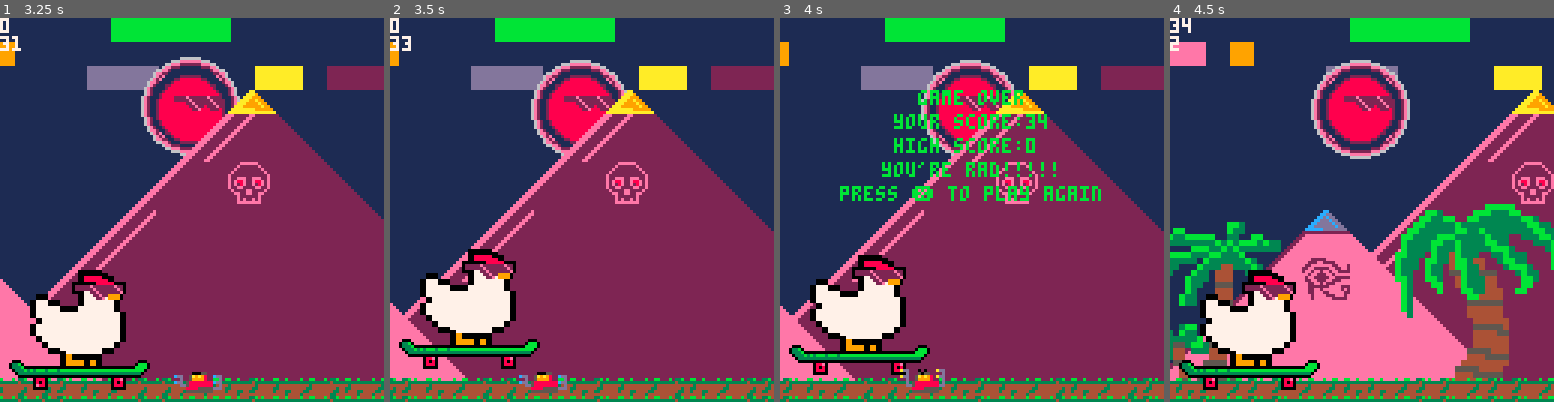
Above: before the commit, frames 1-4 (left to right).
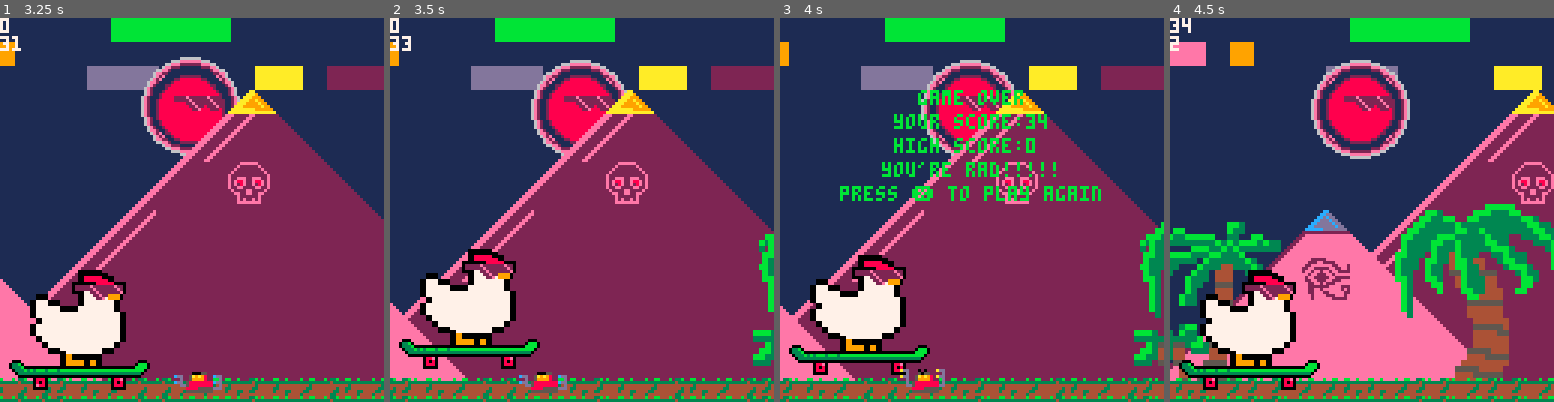
Above: after the commit, the same moments.

Repository: StevenCollins/rad-chicken
Game: PICO-8 cartridge rc.p8
The game is run twice, just before and just after one commit, with the same random seed, the same clock (stepped at 60 frames per second) and the same inputs.
Inputs:
- Up to frame 1 (3.25 s): tap X (X key) at 0.33, 1.07, 1.85, 2.97 s; tap O (Z key) at 0.7, 1.7, 2.1, 2.5, 2.9 s; hold Right 1.6-2.1 s; hold Up 2.15-2.42 s; hold Right 2.47-3.03 s; hold Left from 3.08 s (still down)
- Up to frame 2 (3.5 s): keep holding Left; tap O (Z key) at 3.3 s
- Up to frame 3 (4 s): release Left at 3.58 s; hold Down 3.63-3.97 s; tap O (Z key) at 3.7 s
- Up to frame 4 (4.5 s): hold Right from 4.02 s (still down); tap X (X key) at 4.08 s; tap O (Z key) at 4.1 s

Frame 1 is identical in both runs. In frame 2, 1.0% of the frame differs, in the area x 94-100%, y 56-91%; in frame 3, 1.6%, in the area x 92-100%, y 53-91%; in frame 4, nothing differs.

Commit message:
So fresh so clean! Removed unused animation frames, added additional comments, DRYed layer code, fixed SFX and sun bugs

Diff:
--- a/rc.p8
+++ b/rc.p8
@@ -62,7 +62,7 @@
 	cntr=0 -- just a counter that increases every frame.
 	game_over=false
 	score=0
-	highscore=dget(0) -- get highscore from cart data
+	highscore=dget(0) -- get highscore from cart data.
 
 	-- init all the things!
 	make_chicken()
@@ -94,7 +94,7 @@
 
 	draw_overlay()
 
-	-- print(stat(1)) -- cpu usage
+	-- print(stat(1),0,124,0) -- cpu usage.
 end
 
 -- 0 to 7 counter
@@ -129,22 +129,7 @@
 		 { 0,100,101,102,103, 0},
 		 {20,116,117,118,119,25},
 		 {36, 37, 38, 39, 40,41}},
- 	{{ 0,  0, 65, 66, 67, 0},
-		 { 0, 80, 81, 82, 83, 0},
-		 { 0, 96, 97, 98, 99, 0},
-		 {20,112,113,114,115,25},
-		 {36, 37, 38, 39, 40,41}},
-	{{ 0, 0, 1, 2, 3, 0},
-		{ 0,16,17,18,19, 0},
-		{ 0,32,33,34,35, 0},
-		{20,48,49,50,51,25},
-		{36,37,38,39,40,41}},
-	 {{ 0, 68, 69, 70, 71, 0},
-		 { 0, 84, 85, 86, 87, 0},
-		 { 0,100,101,102,103, 0},
-		 {20,116,117,118,119,25},
-		 {36, 37, 38, 39, 40,41}},
-	 {{ 0,  0, 65, 66, 67, 0},
+ 		{{ 0,  0, 65, 66, 67, 0},
 		 { 0, 80, 81, 82, 83, 0},
 		 { 0, 96, 97, 98, 99, 0},
 		 {20,112,113,114,115,25},
@@ -174,9 +159,9 @@
 	c.bump_offset=0
 	c.jump_frame=0
 	c.spriteset=c_sprites
-	c.trickd=false
-	c.tt=""
-	c.tt_cntr=0
+	c.trickd=false -- performed trick?
+	c.tt="" -- trick text.
+	c.tt_cntr=0 -- counter for trick text.
 end
 
 function move_chicken()
@@ -196,15 +181,19 @@
 
 	-- tricks.
 	if (btn(⬆️)) then -- redbull.
+		if (c.trickd==false) then
+			sfx(2) -- only play for new trick.
+		end
 		c.spriteset=c_1_sprites[c_1_sprites_list[(cntr%#c_1_sprites_list)+1]]
 		c.dy+=gravity/2
 		c.trickd=true
-		sfx(2)
 	elseif (btn(⬇️)) then -- jackson.
+		if (c.trickd==false) then
+			sfx(3) -- only play for new trick.
+		end
 		c.spriteset=c_2_sprites[c_2_sprites_list[(cntr%#c_2_sprites_list)+1]]
 		c.dy+=gravity*2
 		c.trickd=true
-		sfx(3)
 	else -- no tricks.
 		c.spriteset=c_sprites
 		c.dy+=gravity
@@ -269,34 +258,29 @@
 	end
 end
 -->8
--- ground and overlay
+-- ground,bg,overlay
 -- init constants.
 g_sprites={4,5,6,7}
 
 function make_ground()
+	-- init ground.
 	g={}
 	g.sprites={}
-
-	layer1_x=0
-	layer1_speed=0.25
-	layer2_x=0
-	layer2_speed=0.5
-	layersun_x=64
-	layersun_y=flr(rnd(35))
-	layersun_speed=.005
-	layerswoosh_x=0
-	layerswoosh_speed=.15
-	layerswoosh2_x=256
-	layertrees_x=0
-	layertrees_speed=1
-	layertrees2_x=96
-	layertrees2_speed=1
-
 	-- for the width of the screen plus 1 sprites,
 	-- select a random ground sprite.
 	for i=1,17 do
 		g.sprites[i]=rnd(g_sprites)
 	end
+
+	-- init background layers.
+	layers={}
+	layers.pyramin={x=0,spd=0.5,w=127}
+	layers.pyramax={x=0,spd=0.25,w=256}
+	layers.sun={x=64,spd=0.005,w=127,y=30}
+	layers.swoosh={x=0,spd=0.15,w=256}
+	layers.swoosh2={x=256,spd=layers.swoosh.spd,w=layers.swoosh.w}
+	layers.trees={x=0,spd=1,w=64,rndx=256}
+	layers.trees2={x=96,spd=1,w=64,rndx=256}
 end
 
 function move_ground()
@@ -310,72 +294,44 @@
 		score+=1
 	end
 
-	-- moves the mountain by the speed, and kills it when it's gone too far.
-	layer1_x-=layer1_speed
-	if (layer1_x<-256) then
-		layer1_x=128
-	end
-
-	layer2_x-=layer2_speed
-	if (layer2_x<-127) then
-		layer2_x=128
-	end
-
-	layersun_x-=layersun_speed
-	if (layersun_x<-127) then
-		layersun_x=128
-	end
-
-	layerswoosh_x-=layerswoosh_speed
-	if (layerswoosh_x<-256) then
-		layerswoosh_x=128
-	end
-
-		layerswoosh2_x-=layerswoosh_speed
-	if (layerswoosh2_x<-256) then
-		layerswoosh2_x=128
-	end
-
-		layertrees_x-=layertrees_speed
-	if (layertrees_x<-64) then
-		layertrees_x=256+rnd(256)
-	end
-
-	layertrees2_x-=layertrees2_speed
-	if (layertrees2_x<-64) then
-		layertrees2_x=256+rnd(256)
-	end
-
+	-- moves each layer by its speed, and kills it when it's gone too far.
+	for i,layer in pairs(layers) do
+		layer.x-=layer.spd
+		if (layer.x<-1*layer.w) then
+			layer.x=128
+			if (layer.rndx!=nil) then
+				layer.x+=rnd(layer.rndx)
+			end
+		end
+	end
 end
 
 function draw_ground()
-
 	-- draw the swoosh image but stretched
- sspr(40,96,32,16, layerswoosh_x,-24, 256, 128)
- -- draw the second swoosh.
- sspr(40,96,32,16, layerswoosh2_x,-24, 256, 128)
- -- draw the sun.
- circfill(layersun_x,layersun_y,16,14)
- circfill(layersun_x,layersun_y,13,1)
- circfill(layersun_x,30,11,8)
- circ(layersun_x,layersun_y,16,6)
- circ(layersun_x,layersun_y,14,2)
- circ(layersun_x,30,11,2)
+	sspr(40,96,32,16, layers.swoosh.x,-24, 256, 128)
+	-- draw the second swoosh.
+	sspr(40,96,32,16, layers.swoosh2.x,-24, 256, 128)
+	-- draw the sun.
+	circfill(layers.sun.x,layers.sun.y,16,14)
+	circfill(layers.sun.x,layers.sun.y,13,1)
+	circfill(layers.sun.x,30,11,8)
+	circ(layers.sun.x,layers.sun.y,16,6)
+	circ(layers.sun.x,layers.sun.y,14,2)
+	circ(layers.sun.x,30,11,2)
 	-- draw sunglasses on the sun.
-	spr(22,layersun_x-5,25,2,1)
+	spr(22,layers.sun.x-5,25,2,1)
 	-- draw the pyramids.
-	map(57,0,layer1_x,24,32,16)
- map(40,0,layer2_x,64,16,8)
- -- draw the palm trees.
- sspr(64,64,32,32,layertrees_x,62,64,64)
- sspr(96,64,32,32,layertrees2_x,62,64,64)
-
- if (cntr%4==0) do
- layersun_y=flr(29+rnd(3))
- end
-
-
-	for i, sprite in ipairs(g.sprites) do
+	map(57,0,layers.pyramax.x,24,32,16)
+	map(40,0,layers.pyramin.x,64,16,8)
+	-- draw the palm trees.
+	sspr(64,64,32,32,layers.trees.x,62,64,64)
+	sspr(96,64,32,32,layers.trees2.x,62,64,64)
+
+	if (cntr%4==0) do
+		layers.sun.y=flr(29+rnd(3))
+	end
+
+	for i,sprite in ipairs(g.sprites) do
 		spr(sprite,i*8-8-step(),120)
 	end
 end
@@ -439,7 +395,6 @@
 o_cntdn_max=20 -- maximum ...
 o_height_min=2 -- minimum obstacle height (rows from top).
 o_height_max=13 -- maximum ...
-o_height_ground=15
 
 function make_obstacles()
  -- bit of a misnomer, obstacles are made in move.
@@ -469,7 +424,7 @@
 				new_obstacle_y=flr(rnd(o_height_max))+o_height_min
 			else -- ground obstacle.
 				new_obstacle=rnd(o_g_obstacles)
-				new_obstacle_y=o_height_ground
+				new_obstacle_y=15 -- ground height.
 			end
 		end
 		-- add the new obstacle at the right height.
@@ -549,13 +504,6 @@
 		dset(0,score)
 	end
 end
--->8
-  --sfx maybe?
-  if
-  	btn(❎)
-  then
-  	 sfx(0)
-  end
 __gfx__
 ffffffffffffffff00000000fffffffffbbffbffffbffbbfffbf33bff33bfbfffffffaffaddfff0f0fffaddffbb33fffffffffffffffffffffffffffffff6666
 ffffffffffffffff0000000000ffffff33333333333333333333433333433333fffffdffffdfff5055ffffdfffbf378ffbb33fffffffffffffffff666f666776
